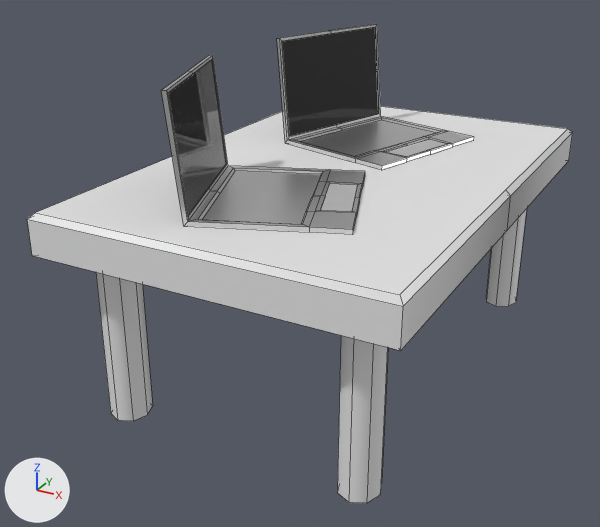
The Blender file Dev/Models/Obj/computer_java.blend, before and after one commit.
Before and after are seen from a 50 mm lens placed at (2.05, -4.24, 2.65), pointed at (-0.16, -0.23, 0.65). Arrows for +X, +Y and +Z are at lower left; the lights stay in place. Mesh edges are drawn as thin lines.
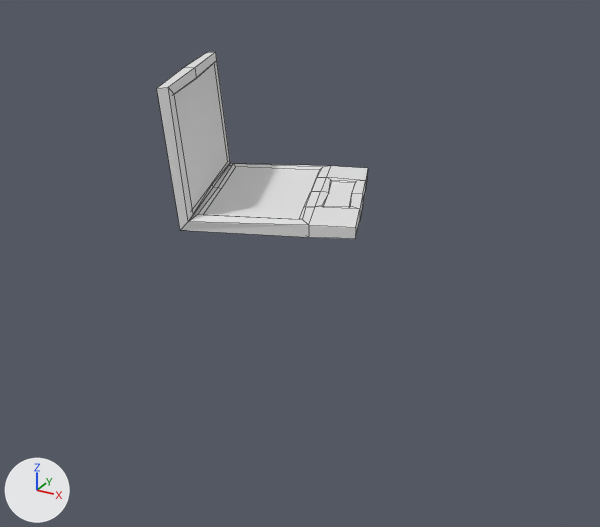
Pixel boxes [x1, y1, x2, y2] of what changed, in the pictures (600 x 527 px):
'Plane', hidden: before [27, 106, 573, 503]
'Plane.002', recoloured, modifiers changed: before [161, 55, 365, 234]; after [157, 52, 368, 239]
'Plane.001', deleted: before [277, 24, 474, 170]

The change, as a list of edits to the scene's bpy script:
```text
Add mat_outline:
    mat_outline = principled_material('Outline')
    mat_outline.base_color = (0.8, 0.8, 0.8)  # white #e7e7e7
Change me_plane_001:
    where me_plane_001.from_pydata(...)  # 86 vertices, 76 faces; spans x -0.478..0.391, y -0.453..0.453, z -0.025..0.622
    add me_plane_001.materials.append(mat_outline)  # white #e7e7e7
Change ob_plane:
    add ob_plane.hide_set(True)
Remove ob_plane_001:
    ob_plane_001 = bpy.data.objects.new('Plane.001', me_plane_001)
    ob_plane_001.location = (0.0, 0.559, 1.248)
    ob_plane_001.rotation_euler = (0.0, 0.0, -0.294)  # degrees (0, 0, -17)
Change ob_plane_002:
    add _m = ob_plane_002.modifiers.new('Solidify', 'SOLIDIFY')
    add _m.thickness = 0.025
    add _m.offset = 1.0
    add _m.material_offset = 3
    add _m.use_flip_normals = True
```
